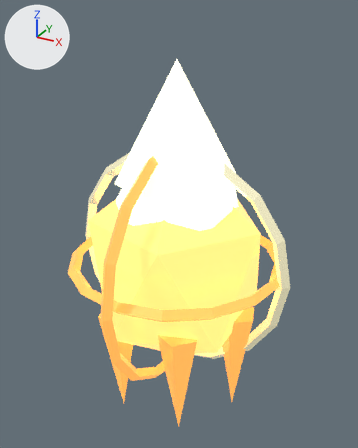
The glTF model public/assets/harthmere/glb/projectiles/nova_cannon_bolt.glb: old version first, new version second.
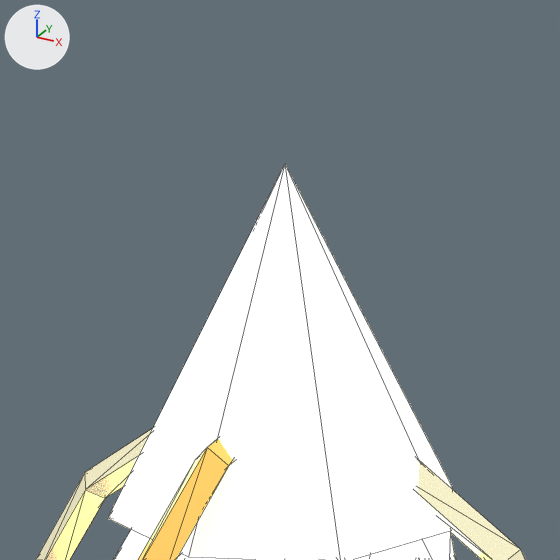
Each version appears first whole from a 50 mm lens placed at (0.905, -1.63, 0.976), pointed at (0.002, 0.011, 0.155), and next in a close-up on the part from 21% to 77% of the width and 0% to 44% of the height. The axes (+X, +Y, +Z) are drawn at upper left. The lights are the same throughout. The first two pictures are the older version. The close-ups show mesh edges as thin lines. Where no turn or scale is listed for an object, it has been applied to the vertices.

Objects in the first close-up: 'NovaContainmentRing_1', 'NovaContainmentRing_2', 'NovaImpactNose', 'NovaPlasmaCore'.
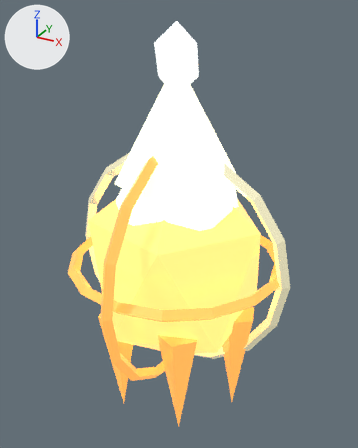
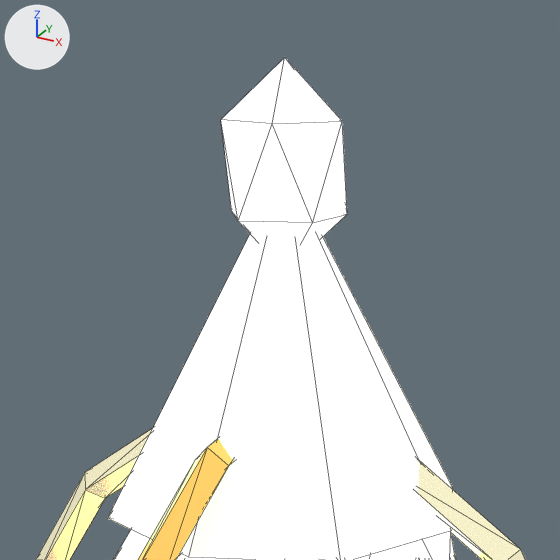
Where the change shows, as pixel boxes [x1, y1, x2, y2] in the close-ups (560 x 560 px):
'NovaLeadingFocus', added: after [221, 58, 347, 243]

The edits, one by one:
Material 'premium-projectile-white' (mat_premium_projectile_white) is new.
Its base color is (0.961, 1.0, 1.0) (white #fbffff).
Its metallic is 0.08.
Its roughness is 0.12.
Its emission color is (0.673, 0.7, 0.7) (light grey #d6dada).
Its emission strength is 1.0.
Mesh me_icosphere_083 is new.
It is an icosphere of 20 faces spanning x -0.08..0.08, y -0.077..0.077, z -0.13..0.13.
It uses material mat_premium_projectile_white (white #fbffff, glowing light grey #d6dada).
Object 'NovaLeadingFocus' (ob_novaleadingfocus) is new; it shows me_icosphere_083.
Its location is (0.0, 0.0, 0.8).
